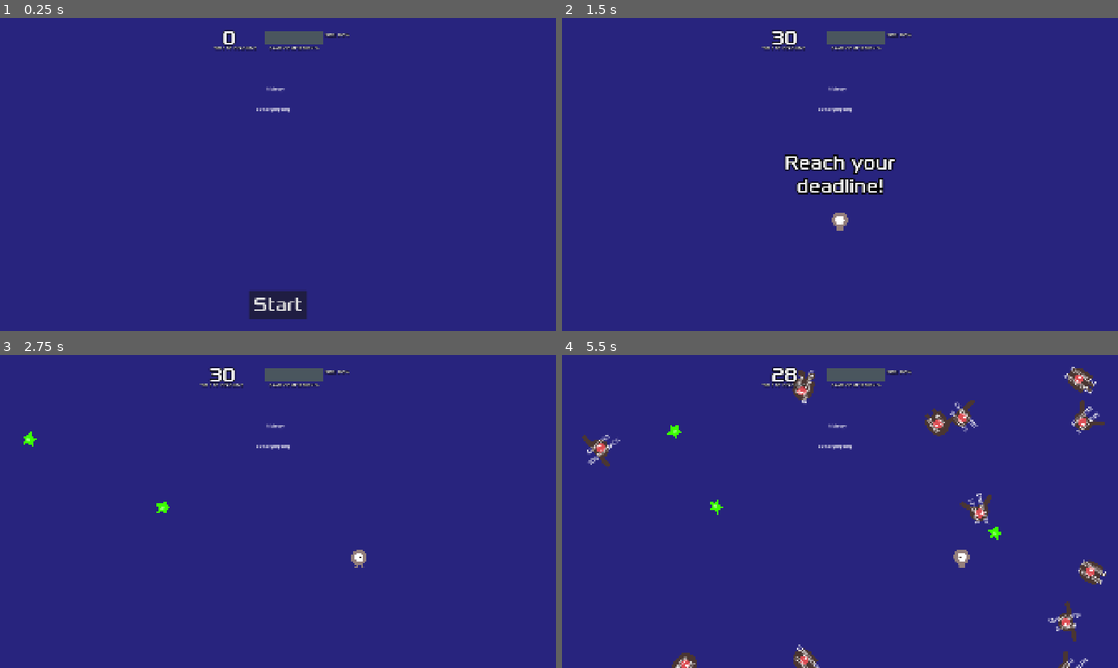
Above: before the commit, frames 1-4 (two rows, left to right).
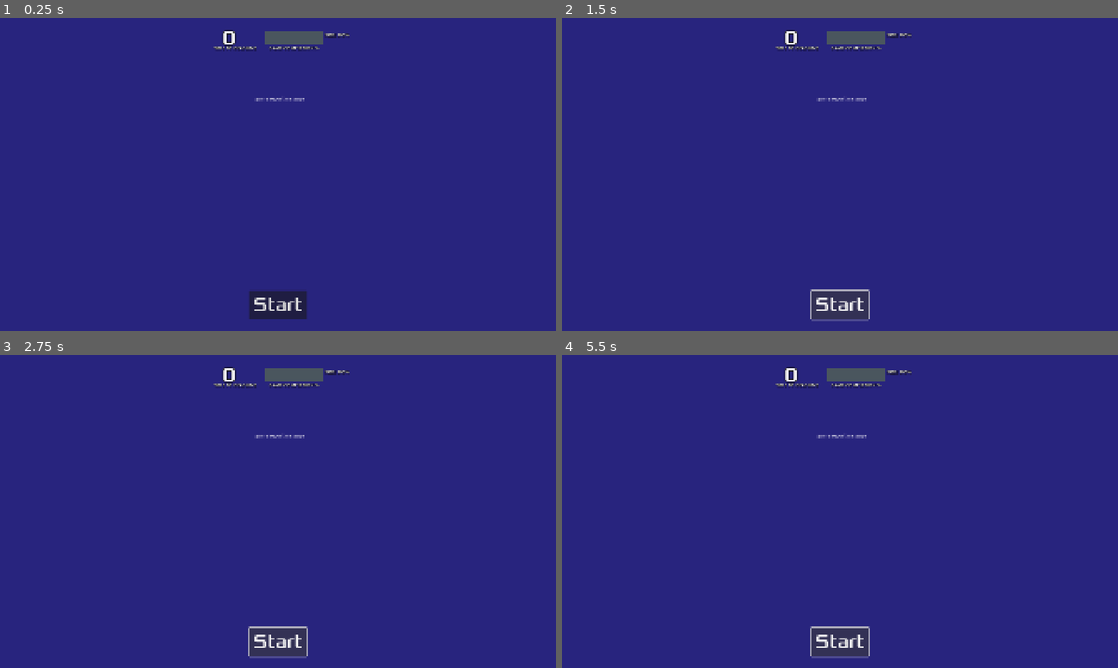
Above: after the commit, the same moments.

Repository: jorj-cedar/scope-creep
Game: Godot game, scene res://scenes/main.tscn
The game is run twice, just before and just after one commit, with the same random seed, the same clock (stepped at 60 frames per second) and the same inputs.
Inputs (mouse positions are in pixels of both pictures, inside the frame that each line leads up to):
- Up to frame 1 (0.25 s): no input
- Up to frame 2 (1.5 s): click "Start" at 0.5 s; click (840, 305) at 1.25 s, where only the run after the commit has a clickable "Start"
- Up to frame 3 (2.75 s): tap Enter (start_game) at 2, 2.1 s; hold Right (move_right) from 2.03 s (still down)
- Up to frame 4 (5.5 s): release Right (move_right) at 2.78 s; hold Down (move_down) 2.78-3.53 s; tap Enter (start_game) every 0.75 s from 2.85 to 5.1 s; hold Right (move_right) 3.53-4.28 s; hold Up (move_up) 4.28-5.03 s; hold Left (move_left) from 5.03 s (still down)

The runs differ from the first frame. In frame 1, 0.2% of the frame differs, in the area x 46-55%, y 21-31%; in frame 2, 3.1%; in frame 3, 1.7%; in frame 4, 4.7%, in the area x 3-98%, y 3-100%.

Commit message:
starting pickup history

Diff:
--- a/scenes/hud.tscn
+++ b/scenes/hud.tscn
@@ -1,8 +1,21 @@
 [gd_scene load_steps=11 format=3 uid="uid://c5jcni6ttls2w"]
 
 [ext_resource type="FontFile" uid="uid://cfw10xmyoyr4d" path="res://fonts/Xolonium-Regular.ttf" id="1_37p78"]
-[ext_resource type="Script" uid="uid://vqd3ytbwbgdn" path="res://scripts/hud.gd" id="1_64ctp"]
 [ext_resource type="Script" uid="uid://b2rbek3jdm0iv" path="res://scripts/progress_bar.gd" id="3_8sq4i"]
+
+[sub_resource type="GDScript" id="GDScript_oo0fn"]
+script/source = "extends CanvasLayer
+
+
+# Called when the node enters the scene tree for the first time.
+func _ready() -> void:
+	pass # Replace with function body.
+
+
+# Called every frame. 'delta' is the elapsed time since the previous frame.
+func _process(delta: float) -> void:
+	pass
+"
 
 [sub_resource type="InputEventAction" id="InputEventAction_64ctp"]
 action = &"start_game"
@@ -52,7 +65,7 @@
 }
 
 [node name="HUD" type="CanvasLayer"]
-script = ExtResource("1_64ctp")
+script = SubResource("GDScript_oo0fn")
 
 [node name="ScoreLabel" type="Label" parent="."]
 anchors_preset = 1
@@ -174,21 +187,21 @@
 theme_override_constants/outline_size = 6
 text = "SIZE: 100%"
 
-[node name="PickupHistory" type="Label" parent="."]
-offset_left = 919.0
-offset_top = 232.0
-offset_right = 982.0
-offset_bottom = 255.0
-text = "histroyy"
-
-[node name="ReportBox" type="RichTextLabel" parent="PickupHistory"]
-layout_mode = 0
-offset_left = -34.0
-offset_top = 70.0
-offset_right = 172.0
-offset_bottom = 228.0
+[node name="PickupHistory" type="RichTextLabel" parent="."]
+anchors_preset = 8
+anchor_left = 0.5
+anchor_top = 0.5
+anchor_right = 0.5
+anchor_bottom = 0.5
+offset_left = -302.5
+offset_top = -274.0
+offset_right = 316.0
+offset_bottom = -125.0
+grow_horizontal = 2
+grow_vertical = 2
 bbcode_enabled = true
-text = "adfsdfgdfgddfg"
+text = "game report message"
+horizontal_alignment = 1
 
 [connection signal="pressed" from="StartButton" to="." method="_on_start_button_pressed"]
 [connection signal="timeout" from="MessageTimer" to="." method="_on_message_timer_timeout"]
--- /dev/null
+++ b/scripts/DataFrame.gd
@@ -0,0 +1,50 @@
+extends Resource
+class_name DataFrame
+
+@export var data: Array
+@export var columns: PackedStringArray
+
+static func New(d: Array, c: PackedStringArray) -> DataFrame:
+	var df = DataFrame.new()
+
+	df.data = d
+	if c:
+		df.columns = c
+
+	return df
+
+func GetColumn(col: String):
+	assert(col in columns)
+
+	var ix = columns.find(col)
+	var result = []
+
+	for row in data:
+		result.append(row[ix])
+
+	return result
+
+func GetRow(i: int):
+	assert(i < len(data))
+	return[i]
+
+func AddColumn(d: Array, col_name: String):
+	assert(len(d) == len(data))
+
+	for i in range((len(data))):
+		data[i].append(d[i])
+
+	columns.append(col_name)
+
+
+func _to_string():
+	if len(data) == 0:
+		return "<empty DataFrame>"
+
+	var result = "|".join(columns) + "\n"
+
+	for row in data:
+		result += "|".join(row) + "\n"
+
+
+	return result
--- a/scripts/hud.gd
+++ b/scripts/hud.gd
@@ -7,8 +7,18 @@
 
 # Called when the node enters the scene tree for the first time.
 func _ready() -> void:
-	pass # Replace with function body.
-
+	#var columns = ["A","B"]
+	#var data = [
+		#["blah",1],
+		#["blah",1],
+		#["blah",1],
+		#["blah",1],
+		#["blah",1]
+	#]
+	#
+	#var df = DataFrame.New(data, columns)
+	#print(df)# Replace with function body.
+	pass
 
 # Called every frame. 'delta' is the elapsed time since the previous frame.
 func _process(delta: float) -> void:
--- a/scripts/pickup.gd
+++ b/scripts/pickup.gd
@@ -16,8 +16,8 @@
 	pass
 
 
-func _on_body_entered(body: Node) -> void:
-	hide()
-
-	pickup_collected.emit()
-	$CollisionShape2D.set_deferred("disabled", true)
+#func _on_body_entered(body: Node) -> void:
+	#hide()
+	#
+	#pickup_collected.emit()
+	#$CollisionShape2D.set_deferred("disabled", true)
Not shown, added: scripts/DataFrame.gd.uid
